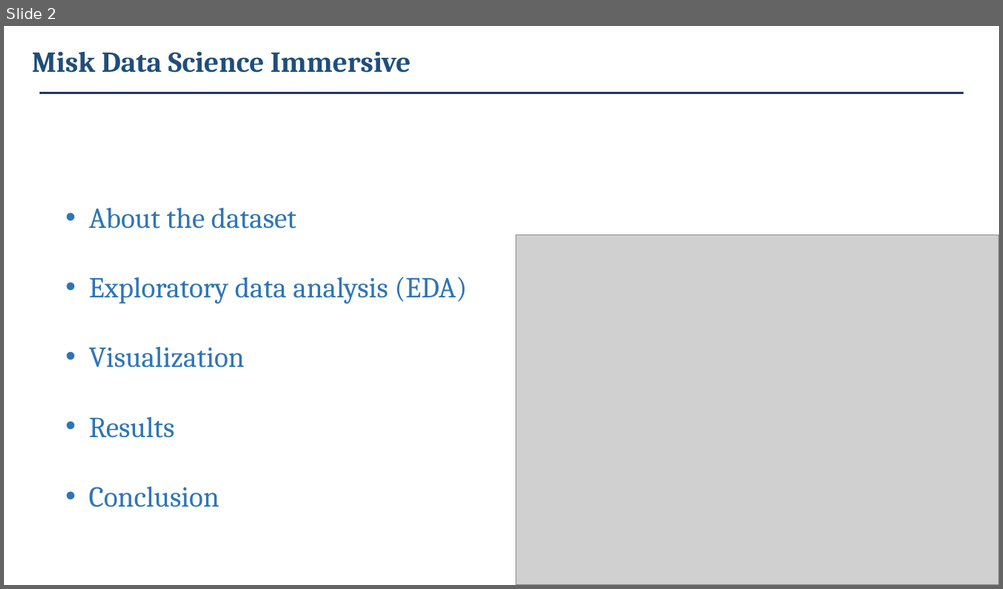
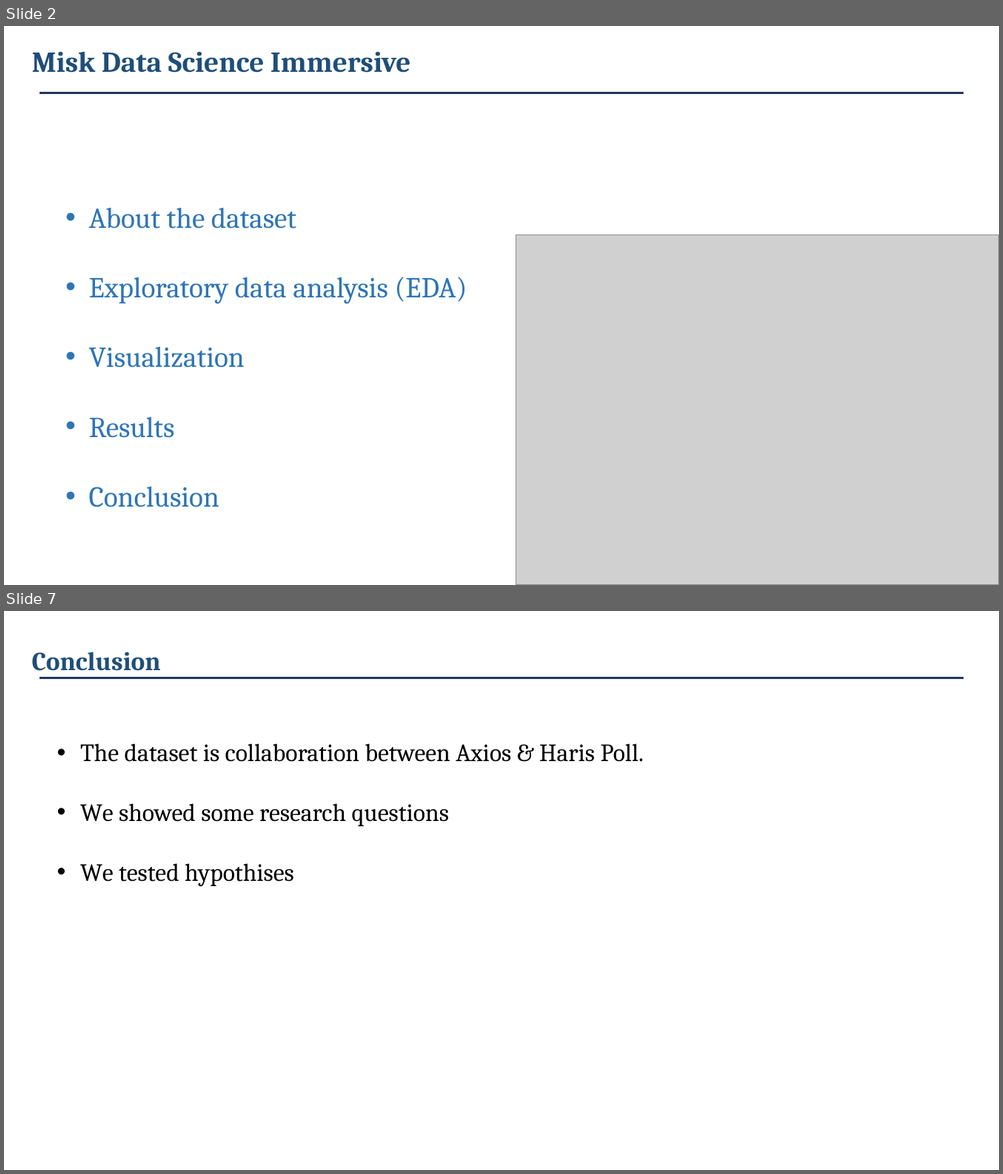
Before and after one commit to aeprogress/company-reputation-poll-eda, a slide deck: presentation/Presentation2.pptx. Shown one above the other, each under a label of ours: slide 2 before the commit, slides 2 and 7 after it; the slides between them are not shown. The pictures are 1003x589 and 1003x1174 pixels, drawn with LibreOffice and Linux fonts; fonts in the diff are those of the drawing; grey boxes stand for pictures. Boxes give left, top, right and bottom in pixels: in the first picture for what was removed or moved away, otherwise in the second. Text is boxed around its words. In the diff, an @@ line names an element or a change of style, - is before the commit and + after.

```diff
--- a/presentation/Presentation2.pptx
+++ b/presentation/Presentation2.pptx
@@ slide 7 added at (x1=4, y1=611, x2=999, y2=1170), background #FFFFFF @@
@@ title added at (x1=32, y1=652, x2=161, y2=671), 25.2 pt, text #1F4E79, bold @@
+Conclusion
@@ line added from (40, 678) to (964, 678), #203864 2.25 pt @@
@@ text added at (x1=80, y1=743, x2=644, y2=887), 24 pt, text #000000 @@
+• The dataset is collaboration between Axios & Haris Poll.
+• We showed some research questions
+• We tested hypothises
```
Also in this commit, not shown: 2 slides changed, 3 other slides added.
